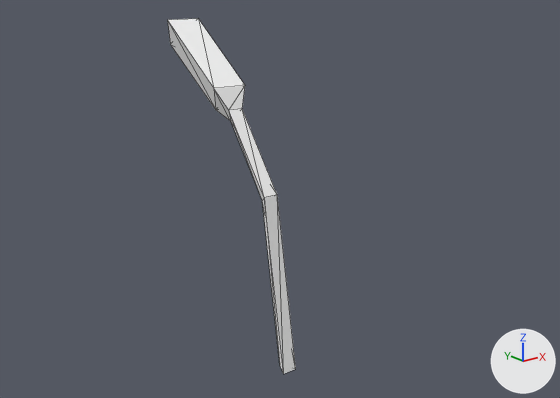
The OBJ model Assets/Art/Nova1492/GXConverted/Models/Unknown/Review/datan_common_pul00_a69568a6.obj: old version first, new version second.
The view is the same before and after, from a 50 mm camera at (-8.98, -11.07, 8.11) aimed at (0.21, 0.42, 3.51). The axes (+X, +Y, +Z) are drawn at lower right. The lights are the same throughout. The first picture is the older version. Mesh edges are drawn as thin lines. Where no turn or scale is listed for an object, it has been applied to the vertices.

Objects in the first picture: 'datan_common_pul00_a69568a6'.
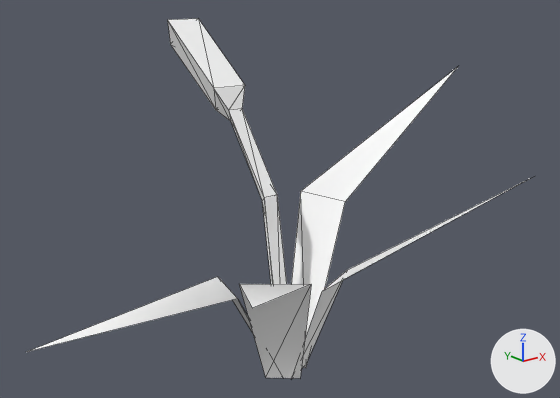
Diff of the bpy script that builds the scene:
```diff
--- a/Assets/Art/Nova1492/GXConverted/Models/Unknown/Review/datan_common_pul00_a69568a6.obj.py
+++ b/Assets/Art/Nova1492/GXConverted/Models/Unknown/Review/datan_common_pul00_a69568a6.obj.py
@@ me_datan_common_pul00_a69568a6_mesh01 @@
+me_datan_common_pul00_a69568a6_mesh01.from_pydata([(0.0, 0.45, -0.08), (-0.75, 1.27, 1.82), (-1.19, -0.05, 1.93), (-0.24, -0.25, -0.02), (-4.2, 3.13, 0.47), (-0.48, 0.02, -0.05), (-1.33, -0.3, 2.35), (-0.42, -1.27, 2.43), (0.0, -0.5, -0.01), (-3.86, -4.13, 4.03), (-0.16, -0.41, -0.01), (-0.06, -1.17, 2.16), (1.11, -0.63, 2.11), (0.46, -0.12, -0.04), (1.82, -4.19, 4.72), (0.38, -0.24, -0.03), (1.29, -0.32, 3.42), (1.32, 1.09, 3.31), (0.39, 0.51, -0.09), (5.6, 0.5, 5.69)], [], [(0, 1, 2), (2, 3, 0), (4, 2, 1), (5, 6, 7), (7, 8, 5), (9, 7, 6), (10, 11, 12), (12, 13, 10), (14, 12, 11), (15, 16, 17), (17, 18, 15), (19, 17, 16)])
+me_datan_common_pul00_a69568a6_mesh01.materials.append(mat_datan_common_pul00_a69568a6)  # white #ffffff
@@ ob_datan_common_pul00_a69568a6_mesh01 @@
+ob_datan_common_pul00_a69568a6_mesh01 = bpy.data.objects.new('datan_common_pul00_a69568a6_mesh01', me_datan_common_pul00_a69568a6_mesh01)
+ob_datan_common_pul00_a69568a6_mesh01.location = (0.0, 0.0, 0.0)
```

What differs and where, as boxes [x1, y1, x2, y2] in the pictures (560 x 398 px):
'datan_common_pul00_a69568a6_mesh01', added: after [27, 67, 525, 378]
